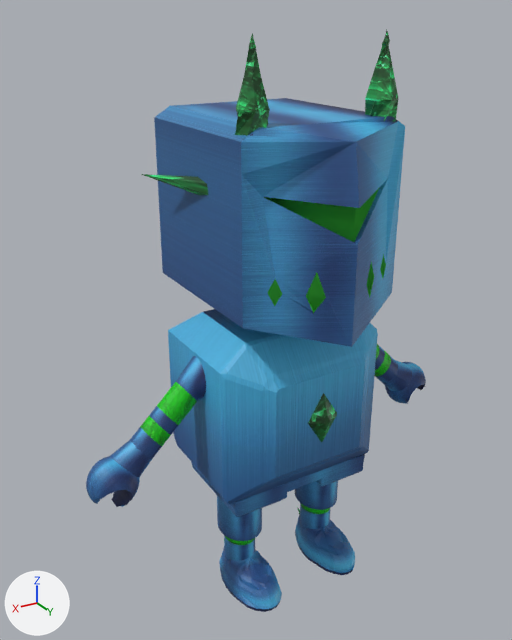
What one commit did to the Blender file blender/3Dcharcater.blend.
One viewpoint serves both versions: a 50 mm camera at (1.87, 2.79, 3.03) aimed at (0.12, -0.12, 1.57). The lights are fixed; the arrows at lower left show +X, +Y and +Z.

Script lines for the objects in view, before the commit:
```python
mat_blue_metal = principled_material('blue metal')
mat_blue_metal.texture = img_bluemetal_png
me_cube_001 = bpy.data.meshes.new('Cube.001')
me_cube_001.from_pydata(...)  # 2550 vertices, 2495 faces, 3 loose edges; spans x -1.13..1.42, y -2.58..2.54, z -3.76..3.21
# faces by material slot: [2082, 6, 256, 144, 7]
me_cube_001.materials.append(mat_blue_metal)  # picture img_bluemetal_png
me_cube_001.materials.append(mat_material_004)
me_cube_001.materials.append(mat_green_liquid)  # picture img_greenliquid_png
me_cube_001.materials.append(mat_gems)  # picture img_green_gems_png
me_cube_001.materials.append(mat_material)  # picture img_green_gems_png
ob_cube = bpy.data.objects.new('Cube', me_cube_001)
ob_cube.location = (0.007, -0.069, 1.606)
ob_cube.rotation_euler = (0.0, 0.0, 1.571)  # degrees (0, 0, 90)
ob_cube.scale = (0.427, 0.427, 0.427)
```
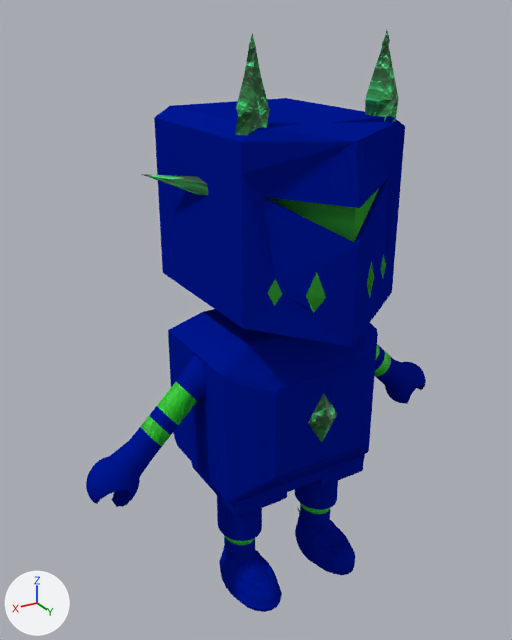
Changed parts and their boxes [x1, y1, x2, y2] in the pictures (512 x 640 px):
```json
{"object": "Cube", "change": "surface changed", "before": [86, 95, 426, 612], "after": [86, 95, 426, 612]}
```

The change, as JSON lines over the scene's bpy script:
```json
{"op": "remove", "block": "mat_blue_metal", "code": "mat_blue_metal.texture = img_bluemetal_png"}
{"op": "set", "path": "mat_blue_metal", "old": "principled_material('blue metal')", "new": "diffuse_material('blue metal')"}
{"op": "add", "block": "mat_blue_metal", "code": "mat_blue_metal.base_color = (0.0, 0.009, 0.289)  # blue #001892"}
```
